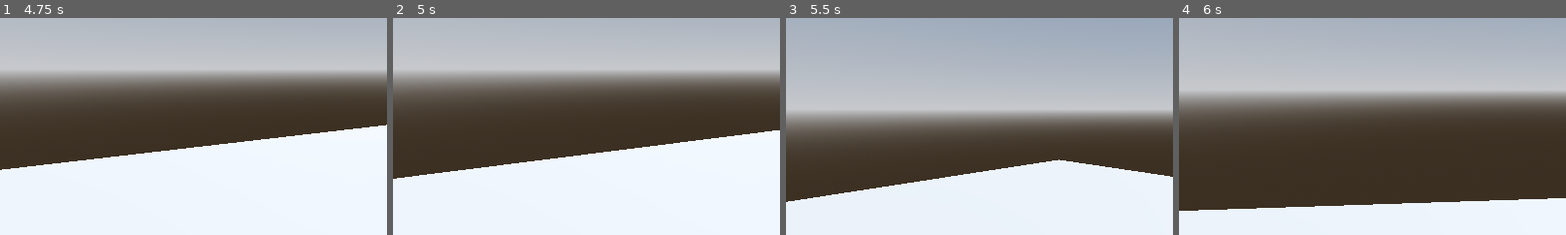
Above: before the commit, frames 1-4 (left to right).
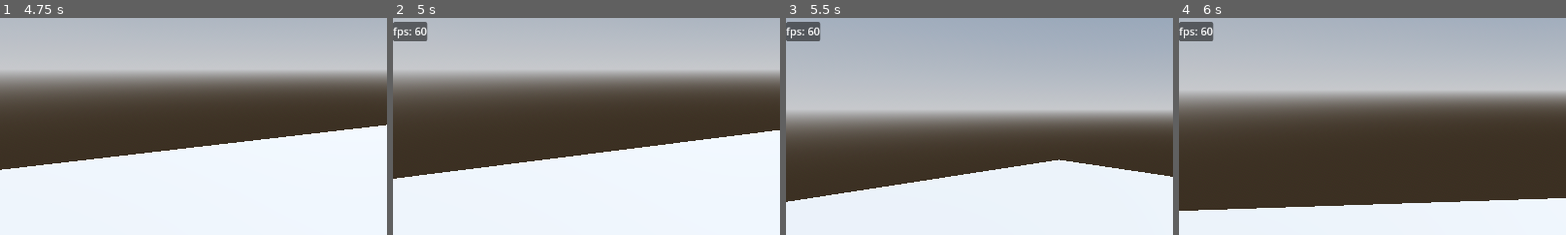
Above: after the commit, the same moments.

Repository: theTyrantPenguinKing/DaemonRealm
Game: Godot game, scene res://main.tscn
Same seed, same stepped clock (60 frames per second), same inputs: the game is played once before the commit and once after it.
Inputs (mouse positions are % of the whole screen's width and height, from its top left):
- Up to frame 1 (4.75 s): click "New Game" at 0.5 s; tap Enter at 1.25 s; move the mouse to (55, 50) at 1.27 s; hold W (move_forward) from 1.28 s (still down); move the mouse to (45, 50) at 2.02 s; move the mouse to (52, 48) at 2.77 s; move the mouse to (49, 52) at 3.52 s; tap Space at 4.25 s; move the mouse to (57, 51) at 4.27 s
- Up to frame 2 (5 s): keep holding W (move_forward); tap F3 (debug_panel, bound only after the commit) at 4.9 s
- Up to frame 3 (5.5 s): keep holding W (move_forward); move the mouse to (42, 49) at 5.02 s
- Up to frame 4 (6 s): keep holding W (move_forward); move the mouse to (51, 50) at 5.77 s
The pictures show only the part of the screen within x 0-50%, y 0-50%; the shares and areas given below are measured in that part.

Frame 1 is identical in both runs. In frame 2, 0.8% of the frame differs, in the area x 0-10%, y 1-11%; in frame 3, 0.8%; in frame 4, 0.8%.

Commit message:
[FEATURE] Implemented a debug panel to keep track and display important debug data, you can track the data you want by calling the add_label method in the _ready method of the script debug_panel.gd

Diff:
--- /dev/null
+++ b/Scripts/debug_panel.gd
@@ -0,0 +1,42 @@
+extends Control
+
+@export var panel_container : PanelContainer
+
+func _ready() -> void:
+	hide()
+
+	add_label("fps")
+
+	SignalBus.debug_panel_requested.connect(display_debug_panel)
+	SignalBus.update_debug_label.connect(update_label)
+
+func add_label(label_name : String, label_text : String = "") -> void:
+	var found : bool = false
+	for child in panel_container.get_children():
+		if child.name == label_name:
+			found = true
+			break
+
+	if not found:
+		var label : Label = Label.new()
+
+		label.name = label_name.to_lower()
+		label.text = label_name + ": " + label_text
+
+		panel_container.add_child(label)
+
+
+func update_label(label_name : String, label_text : String) -> void:
+	var label : Label = null
+
+	for child in panel_container.get_children():
+		if child.name == label_name:
+			label = child
+			break
+
+	if label:
+		label.text = label_name + ": " + label_text
+
+func display_debug_panel() -> void:
+	if panel_container.get_child_count() > 0:
+		visible = not visible
--- a/Scripts/main.gd
+++ b/Scripts/main.gd
@@ -2,12 +2,17 @@
 
 var level : Node3D = null
 var main_menu : Control = null
+var debug_panel : Control = null
 
 func _ready() -> void:
 	get_tree().paused = true
 	load_main_menu()
 
+	debug_panel = load("res://UI/debug_panel.tscn").instantiate()
+	add_child(debug_panel)
+
 	main_menu_signals()
+	debug_panel_signals()
 
 func _process(delta: float) -> void:
 	if get_tree().paused:
@@ -25,6 +30,9 @@
 				level.show()
 				get_tree().paused = false
 
+	if Input.is_action_just_pressed("debug_panel"):
+		SignalBus.debug_panel_requested.emit()
+
 func create_new_game():
 	if load_level("res://Levels/map_1.tscn"):
 		delete_main_menu()
@@ -36,6 +44,9 @@
 func main_menu_signals() -> void:
 	SignalBus.new_game_selected.connect(create_new_game)
 	SignalBus.exit_request_confirmed.connect(exit_game)
+
+func debug_panel_signals() -> void:
+	pass
 
 func load_main_menu() -> void:
 	if not main_menu:
--- a/Scripts/player_controller.gd
+++ b/Scripts/player_controller.gd
@@ -23,6 +23,10 @@
 		head.rotate_x(deg_to_rad(-event.relative.y * mouse_sensitivity))
 		head.rotation.x = clamp(head.rotation.x, lower_tilt_angle,\
 		upper_tilt_angle)
+
+
+func _process(delta: float) -> void:
+	SignalBus.update_debug_label.emit("fps", str(1.0 / delta))
 
 func _physics_process(delta: float) -> void:
 	if position.y < -1.0:
--- a/Scripts/signal_bus.gd
+++ b/Scripts/signal_bus.gd
@@ -1,4 +1,9 @@
 extends Node
 
+# MAIN MENU SIGNALS
 signal new_game_selected
 signal exit_request_confirmed
+
+# DEBUG PANEL SIGNALS
+signal debug_panel_requested
+signal update_debug_label(label_name : String, label_text : String)
--- /dev/null
+++ b/UI/debug_panel.tscn
@@ -0,0 +1,24 @@
+[gd_scene load_steps=2 format=3 uid="uid://b0n8o73tbwv2x"]
+
+[ext_resource type="Script" path="res://Scripts/debug_panel.gd" id="1_x6gsh"]
+
+[node name="DebugPanel" type="Control" node_paths=PackedStringArray("panel_container")]
+layout_mode = 3
+anchors_preset = 15
+anchor_right = 1.0
+anchor_bottom = 1.0
+grow_horizontal = 2
+grow_vertical = 2
+mouse_filter = 2
+script = ExtResource("1_x6gsh")
+panel_container = NodePath("AspectRatioContainer/PanelContainer")
+
+[node name="AspectRatioContainer" type="AspectRatioContainer" parent="."]
+layout_mode = 0
+offset_right = 40.0
+offset_bottom = 40.0
+ratio = 1.7778
+
+[node name="PanelContainer" type="PanelContainer" parent="AspectRatioContainer"]
+layout_mode = 2
+mouse_filter = 2
--- a/project.godot
+++ b/project.godot
@@ -129,3 +129,58 @@
 "events": [Object(InputEventKey,"resource_local_to_scene":false,"resource_name":"","device":-1,"window_id":0,"alt_press …(192 unchanged characters)…
 ]
 }
+weapon_0={
+"deadzone": 0.5,
+"events": [Object(InputEventKey,"resource_local_to_scene":false,"resource_name":"","device":-1,"window_id":0,"alt_pressed":false,"shift_pressed":false,"ctrl_pressed":false,"meta_pressed":false,"pressed":false,"keycode":0,"physical_keycode":48,"key_label":0,"unicode":48,"location":0,"echo":false,"script":null)
+]
+}
+weapon_1={
+"deadzone": 0.5,
+"events": [Object(InputEventKey,"resource_local_to_scene":false,"resource_name":"","device":-1,"window_id":0,"alt_pressed":false,"shift_pressed":false,"ctrl_pressed":false,"meta_pressed":false,"pressed":false,"keycode":0,"physical_keycode":49,"key_label":0,"unicode":49,"location":0,"echo":false,"script":null)
+]
+}
+weapon_2={
+"deadzone": 0.5,
+"events": [Object(InputEventKey,"resource_local_to_scene":false,"resource_name":"","device":-1,"window_id":0,"alt_pressed":false,"shift_pressed":false,"ctrl_pressed":false,"meta_pressed":false,"pressed":false,"keycode":0,"physical_keycode":50,"key_label":0,"unicode":50,"location":0,"echo":false,"script":null)
+]
+}
+weapon_3={
+"deadzone": 0.5,
+"events": [Object(InputEventKey,"resource_local_to_scene":false,"resource_name":"","device":-1,"window_id":0,"alt_pressed":false,"shift_pressed":false,"ctrl_pressed":false,"meta_pressed":false,"pressed":false,"keycode":0,"physical_keycode":51,"key_label":0,"unicode":51,"location":0,"echo":false,"script":null)
+]
+}
+weapon_4={
+"deadzone": 0.5,
+"events": [Object(InputEventKey,"resource_local_to_scene":false,"resource_name":"","device":-1,"window_id":0,"alt_pressed":false,"shift_pressed":false,"ctrl_pressed":false,"meta_pressed":false,"pressed":false,"keycode":0,"physical_keycode":52,"key_label":0,"unicode":52,"location":0,"echo":false,"script":null)
+]
+}
+weapon_5={
+"deadzone": 0.5,
+"events": [Object(InputEventKey,"resource_local_to_scene":false,"resource_name":"","device":-1,"window_id":0,"alt_pressed":false,"shift_pressed":false,"ctrl_pressed":false,"meta_pressed":false,"pressed":false,"keycode":0,"physical_keycode":53,"key_label":0,"unicode":53,"location":0,"echo":false,"script":null)
+]
+}
+weapon_6={
+"deadzone": 0.5,
+"events": [Object(InputEventKey,"resource_local_to_scene":false,"resource_name":"","device":-1,"window_id":0,"alt_pressed":false,"shift_pressed":false,"ctrl_pressed":false,"meta_pressed":false,"pressed":false,"keycode":0,"physical_keycode":54,"key_label":0,"unicode":54,"location":0,"echo":false,"script":null)
+]
+}
+weapon_7={
+"deadzone": 0.5,
+"events": [Object(InputEventKey,"resource_local_to_scene":false,"resource_name":"","device":-1,"window_id":0,"alt_pressed":false,"shift_pressed":false,"ctrl_pressed":false,"meta_pressed":false,"pressed":false,"keycode":0,"physical_keycode":55,"key_label":0,"unicode":55,"location":0,"echo":false,"script":null)
+]
+}
+weapon_8={
+"deadzone": 0.5,
+"events": [Object(InputEventKey,"resource_local_to_scene":false,"resource_name":"","device":-1,"window_id":0,"alt_pressed":false,"shift_pressed":false,"ctrl_pressed":false,"meta_pressed":false,"pressed":false,"keycode":0,"physical_keycode":56,"key_label":0,"unicode":56,"location":0,"echo":false,"script":null)
+]
+}
+weapon_9={
+"deadzone": 0.5,
+"events": [Object(InputEventKey,"resource_local_to_scene":false,"resource_name":"","device":-1,"window_id":0,"alt_pressed":false,"shift_pressed":false,"ctrl_pressed":false,"meta_pressed":false,"pressed":false,"keycode":0,"physical_keycode":57,"key_label":0,"unicode":57,"location":0,"echo":false,"script":null)
+]
+}
+debug_panel={
+"deadzone": 0.5,
+"events": [Object(InputEventKey,"resource_local_to_scene":false,"resource_name":"","device":-1,"window_id":0,"alt_pressed":false,"shift_pressed":false,"ctrl_pressed":false,"meta_pressed":false,"pressed":false,"keycode":0,"physical_keycode":4194334,"key_label":0,"unicode":0,"location":0,"echo":false,"script":null)
+]
+}
